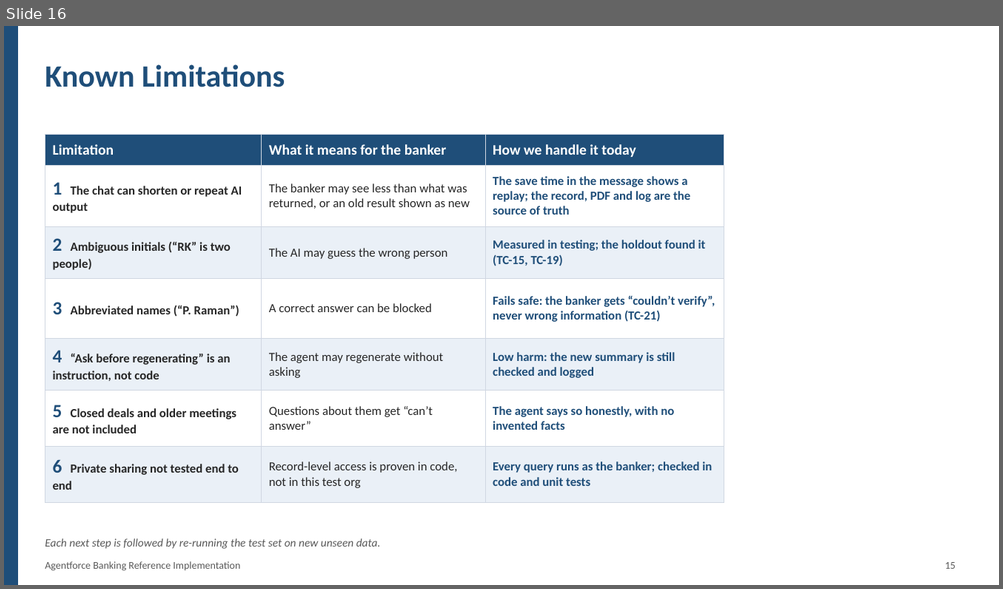
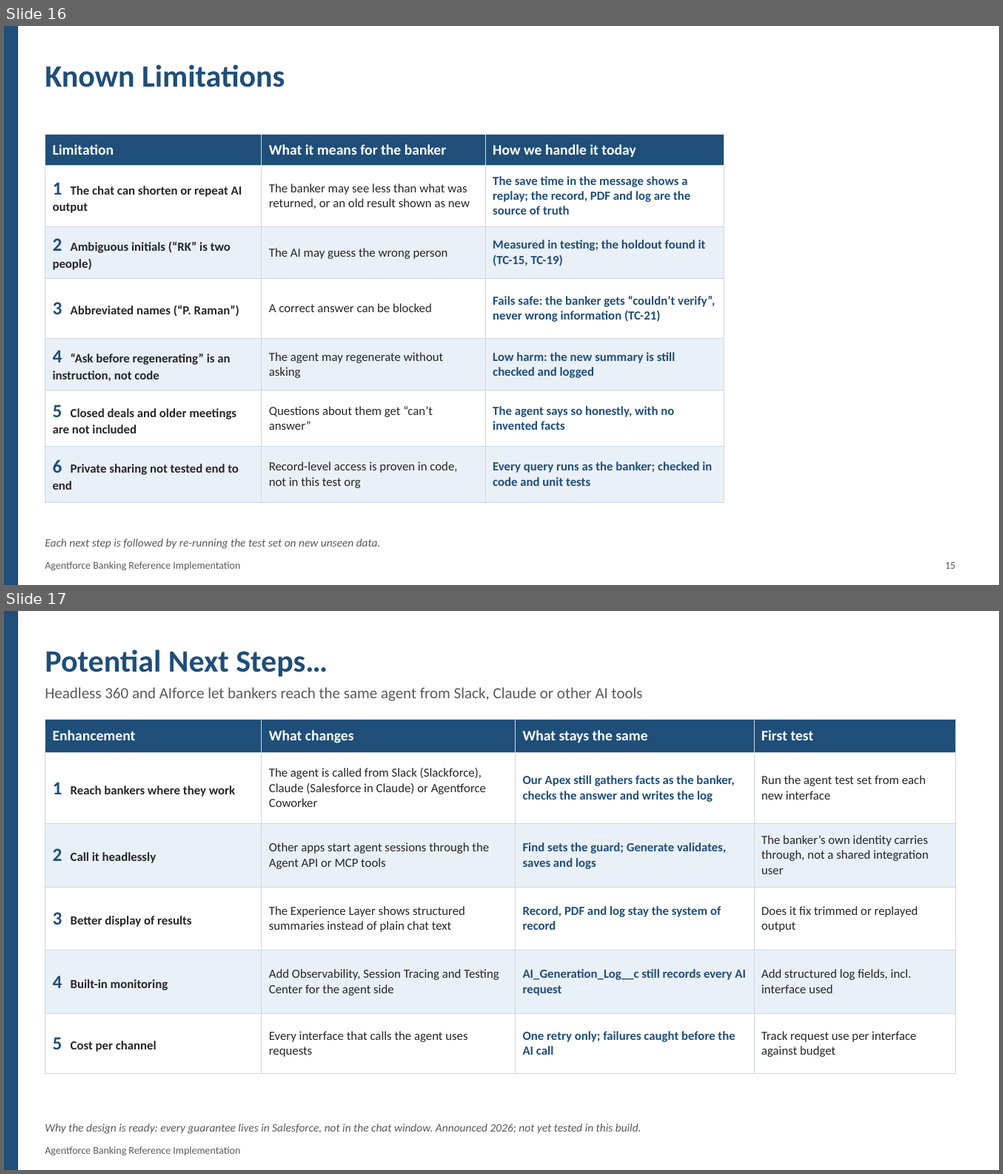
Before and after one commit to monibrahman/agentforce-banking-reference, a slide deck: docs/Panel_Overview.pptx. Shown one above the other, each under a label of ours: slide 16 before the commit, slides 16 and 17 after it. The pictures are 1003x589 and 1003x1174 pixels, drawn with LibreOffice and Linux fonts; fonts in the diff are those of the drawing. Boxes give left, top, right and bottom in pixels: in the first picture for what was removed or moved away, otherwise in the second. Text is boxed around its words. In the diff, an @@ line names an element or a change of style, - is before the commit and + after.

```diff
--- a/docs/Panel_Overview.pptx
+++ b/docs/Panel_Overview.pptx
@@ slide 17 added at (x1=4, y1=611, x2=999, y2=1170), background #FFFFFF @@
@@ rectangle added at (x1=4, y1=611, x2=17, y2=1170), fill #1F4E79, outline #1F4E79 1 pt @@
@@ text added at (x1=45, y1=649, x2=327, y2=677), 30 pt, text #1F4E79, bold @@
+Potential Next Steps…
@@ text added at (x1=45, y1=687, x2=643, y2=701), 15 pt, text #595959 @@
+Headless 360 and AIforce let bankers reach the same agent from Slack, Claude or other AI tools
@@ table added at (x1=45, y1=719, x2=956, y2=1073), 6 rows, 4 columns @@
+Enhancement | What changes | What stays the same | First test
+1 Reach bankers where they work | The agent is called from Slack (Slackforce), Claude (Salesforce in Claude) or Agentforce Coworker | Our Apex still gathers facts as the banker, checks the answer and writes the log | Run the agent test set from each new interface
+2 Call it headlessly | Other apps start agent sessions through the Agent API or MCP tools | Find sets the guard; Generate validates, saves and logs | The banker’s own identity carries through, not a shared integration user
+3 Better display of results | The Experience Layer shows structured summaries instead of plain chat text | Record, PDF and log stay the system of record | Does it fix trimmed or replayed output
+4 Built-in monitoring | Add Observability, Session Tracing and Testing Center for the agent side | AI_Generation_Log__c still records every AI request | Add structured log fields, incl. interface used
+5 Cost per channel | Every interface that calls the agent uses requests | One retry only; failures caught before the AI call | Track request use per interface against budget
@@ text added at (x1=45, y1=1124, x2=641, y2=1134), 11 pt, text #595959, italic @@
+Why the design is ready: every guarantee lives in Salesforce, not in the chat window. Announced 2026; not yet tested in this build.
@@ text added at (x1=45, y1=1147, x2=240, y2=1156), 10 pt, text #595959 @@
+Agentforce Banking Reference Implementation
```
Also in this commit, not shown: 3 slides changed.
